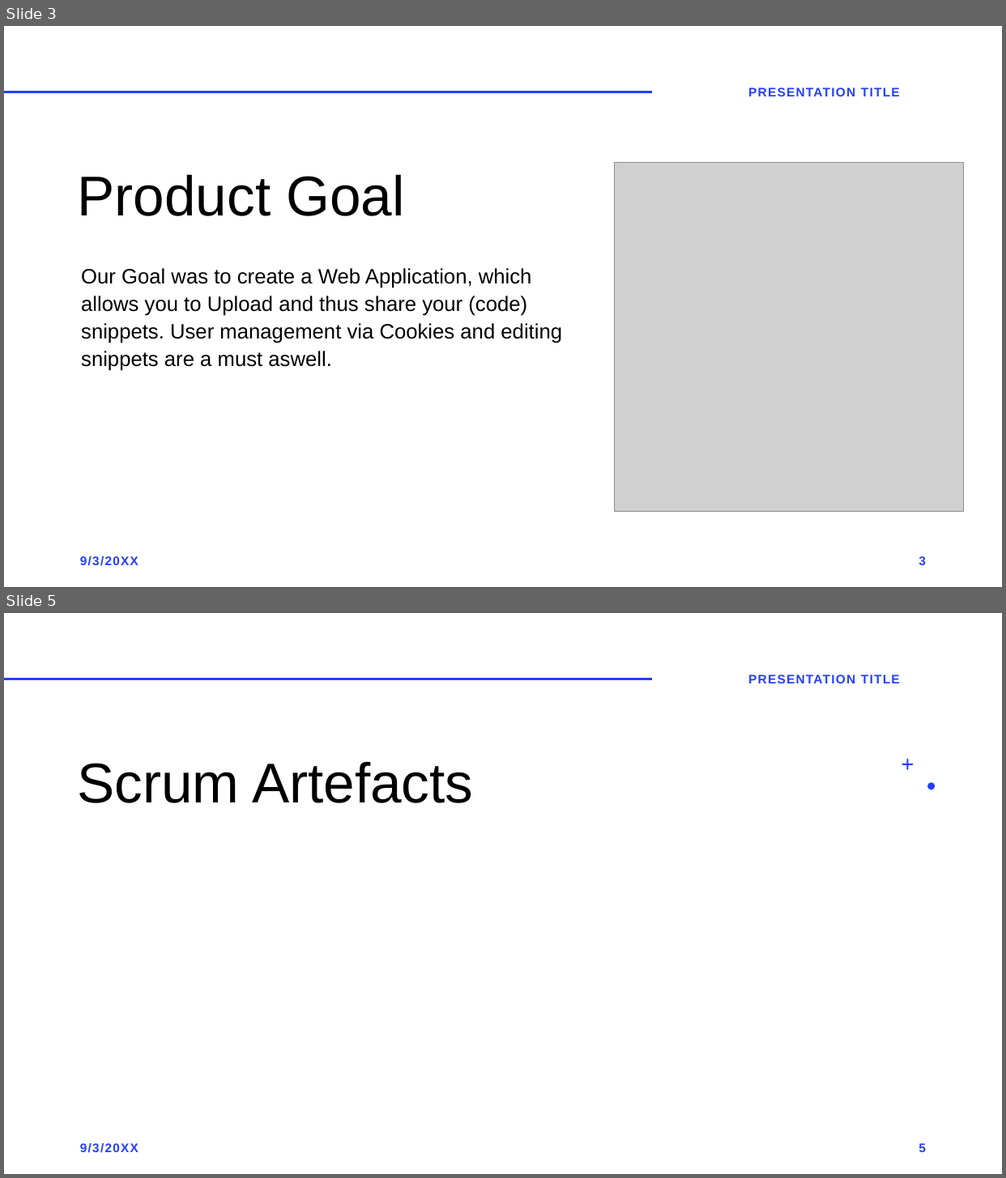
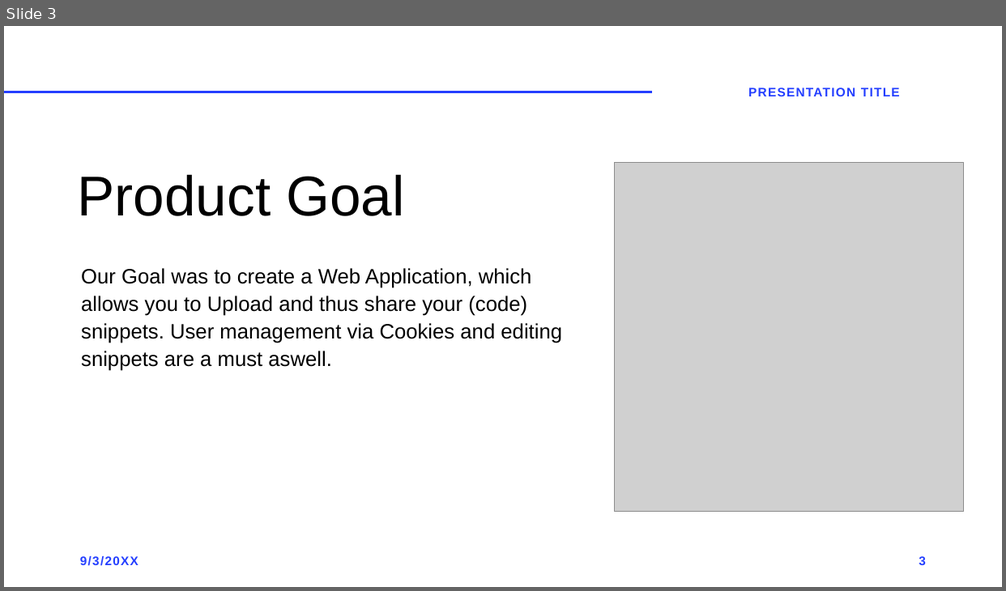
Before and after one commit to seiemens/snpt, a slide deck: doku/Notre Projet.pptx. Shown one above the other, each under a label of ours: slides 3 and 5 before the commit, slide 3 after it; the slides between them are not shown. The pictures are 1006x1178 and 1006x591 pixels, drawn with LibreOffice and Linux fonts; fonts in the diff are those of the drawing; grey boxes stand for pictures. Boxes give left, top, right and bottom in pixels: in the first picture for what was removed or moved away, otherwise in the second. Text is boxed around its words. In the diff, an @@ line names an element or a change of style, - is before the commit and + after.

```diff
--- a/doku/Notre Projet.pptx
+++ b/doku/Notre Projet.pptx
@@ slide 5 removed at (4, 613, 1002, 1174), background #FFFFFF; not listed: 1 template element that a slide beside it also shows @@
@@ text removed at (748, 675, 900, 683) @@
-PRESENTATION TITLE
@@ title removed at (78, 762, 473, 803) @@
-Scrum Artefacts
@@ freeform shape removed at (902, 759, 914, 770) @@
@@ freeform shape removed at (928, 782, 936, 790) @@
@@ text removed at (80, 1144, 138, 1153) @@
-9/3/20XX
@@ page number removed at (918, 1144, 926, 1152) @@
-5
```
Also in this commit, not shown: 3 slides changed, 1 slide added.
